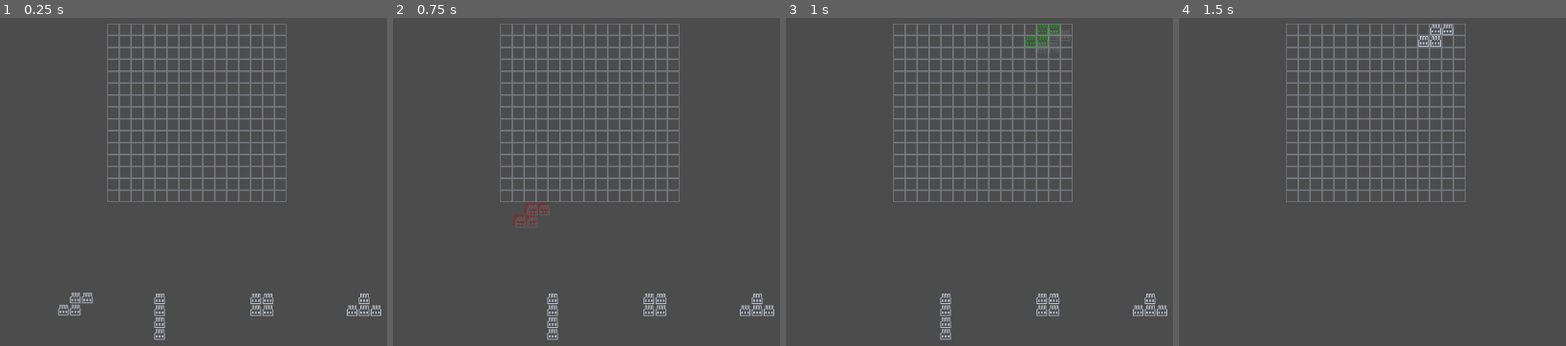
Above: before the commit, frames 1-4 (left to right).
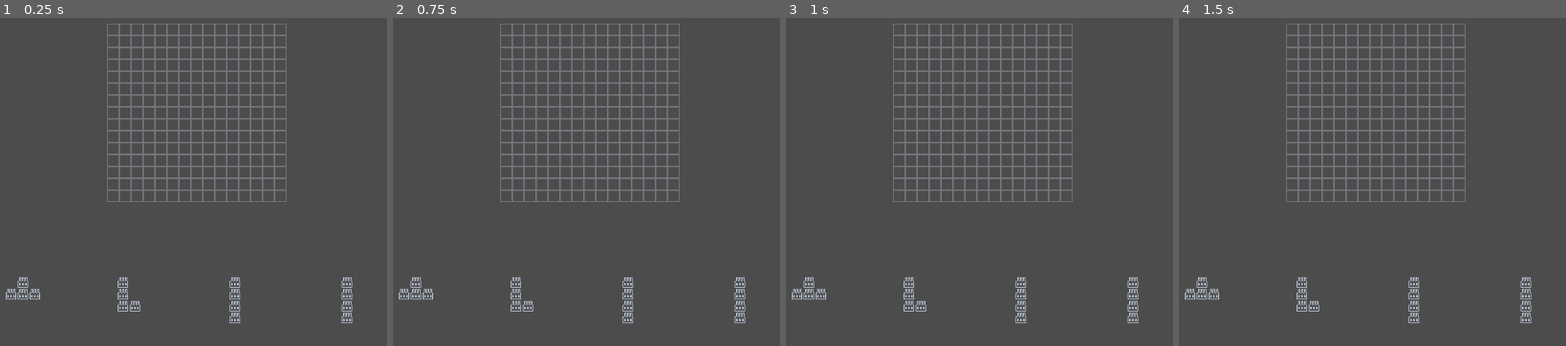
Above: after the commit, the same moments.

Repository: T4g1/gd-wildjam13
Game: Godot game, scene res://main.tscn
Same seed, same stepped clock (60 frames per second), same inputs: the game is played once before the commit and once after it. After the commit the project has no main scene; this scene is started directly in both runs.
Inputs (mouse positions are in pixels of both pictures, inside the frame that each line leads up to):
- Up to frame 1 (0.25 s): no input
- Up to frame 2 (0.75 s): tap Enter at 0.5 s; drag from (474, 316) to (667, 54) at 0.52 s
- Up to frame 3 (1 s): no input
- Up to frame 4 (1.5 s): drag from (1221, 175) to (1337, 241) at 1.27 s

The runs differ from the first frame. In frame 1, 2.0% of the frame differs, in the area x 1-99%, y 79-99%; in frame 2, 1.9%; in frame 3, 1.9%; in frame 4, 1.2%.

Commit message:
feat: pool generate random polyominos

Diff:
--- a/main.gd
+++ b/main.gd
@@ -2,10 +2,15 @@
 
 var held_object = null
 var player_city = null
+onready var pool: Pool = $VBoxContainer/Pool
 
 func _ready():
 	player_city = find_node("PlayerCity")
 
+	pool.connect("add_polymino", self, "_on_add_polymino")
+	pool.connect("remove_polymino", self, "_on_remove_polymino")
+
+	randomize()
 	generate_pool()
 
 func _on_dragable_clicked(object):
@@ -18,7 +23,6 @@
 		if held_object and !event.pressed:
 
 			if player_city.merge(held_object):
-				clear_pool()
 				generate_pool()
 			else:
 				held_object.get_node("Dragable").drop()
@@ -31,13 +35,11 @@
 	if held_object:
 		player_city.show_ghost(held_object)
 
-func clear_pool():
-	for node in get_tree().get_nodes_in_group("dragable"):
-		node.free()
+func generate_pool():
+	pool.generate_new_pool()
 
-func generate_pool():
-	# TODO: Generate new polyminoes
-
+func _on_add_polymino(polymino: Polymino):
 	# Connect signals
-	for node in get_tree().get_nodes_in_group("dragable"):
-		node.connect("clicked", self, "_on_dragable_clicked")
+	polymino.connect("clicked", self, "_on_dragable_clicked")
+func _on_remove_polymino(polymino: Polymino):
+	polymino.disconnect("clicked", self, "_on_dragable_clicked")
--- a/main.tscn
+++ b/main.tscn
@@ -1,8 +1,9 @@
-[gd_scene load_steps=4 format=2]
+[gd_scene load_steps=5 format=2]
 
 [ext_resource path="res://main.gd" type="Script" id=1]
 [ext_resource path="res://nodes/City/City.tscn" type="PackedScene" id=2]
-[ext_resource path="res://nodes/Polymino/Polymino.tscn" type="PackedScene" id=3]
+[ext_resource path="res://nodes/Pool/Pool.gd" type="Script" id=3]
+[ext_resource path="res://nodes/Polymino/Polymino.tscn" type="PackedScene" id=4]
 
 [node name="Node2D" type="Control"]
 anchor_right = 1.0
@@ -28,7 +29,7 @@
 margin_right = 512.0
 margin_bottom = 248.0
 
-[node name="HBoxContainer" type="HBoxContainer" parent="VBoxContainer"]
+[node name="Pool" type="HBoxContainer" parent="VBoxContainer"]
 margin_top = 500.0
 margin_right = 1024.0
 margin_bottom = 600.0
@@ -36,19 +37,38 @@
 size_flags_horizontal = 3
 size_flags_vertical = 3
 size_flags_stretch_ratio = 0.2
+custom_constants/separation = 150
+alignment = 1
+script = ExtResource( 3 )
 
-[node name="pol1" parent="VBoxContainer/HBoxContainer" instance=ExtResource( 3 )]
-position = Vector2( 357.272, 21.1884 )
+[node name="Control" type="Control" parent="VBoxContainer/Pool"]
+margin_left = 287.0
+margin_right = 287.0
+margin_bottom = 100.0
+
+[node name="pol1" parent="VBoxContainer/Pool/Control" instance=ExtResource( 4 )]
 shape = 1
 
-[node name="pol2" parent="VBoxContainer/HBoxContainer" instance=ExtResource( 3 )]
-position = Vector2( 486.184, 22.0992 )
+[node name="Control2" type="Control" parent="VBoxContainer/Pool"]
+margin_left = 437.0
+margin_right = 437.0
+margin_bottom = 100.0
+
+[node name="pol2" parent="VBoxContainer/Pool/Control2" instance=ExtResource( 4 )]
 shape = 5
 
-[node name="pol3" parent="VBoxContainer/HBoxContainer" instance=ExtResource( 3 )]
-position = Vector2( 615.097, 22.0993 )
+[node name="Control3" type="Control" parent="VBoxContainer/Pool"]
+margin_left = 587.0
+margin_right = 587.0
+margin_bottom = 100.0
+
+[node name="pol3" parent="VBoxContainer/Pool/Control3" instance=ExtResource( 4 )]
 shape = 4
 
-[node name="pol4" parent="VBoxContainer/HBoxContainer" instance=ExtResource( 3 )]
-position = Vector2( 744.009, 22.0992 )
+[node name="Control4" type="Control" parent="VBoxContainer/Pool"]
+margin_left = 737.0
+margin_right = 737.0
+margin_bottom = 100.0
+
+[node name="pol4" parent="VBoxContainer/Pool/Control4" instance=ExtResource( 4 )]
 shape = 6
--- a/nodes/Polymino/Polymino.gd
+++ b/nodes/Polymino/Polymino.gd
@@ -1,5 +1,6 @@
 tool
 extends Node2D
+class_name Polymino
 
 signal clicked
 
--- /dev/null
+++ b/nodes/Pool/Pool.gd
@@ -0,0 +1,31 @@
+extends HBoxContainer
+class_name Pool
+
+signal add_polymino
+signal remove_polymino
+
+var packed_polymino: PackedScene = preload("res://nodes/Polymino/Polymino.tscn")
+
+var POOL_SIZE := 4
+
+func _ready():
+	pass
+
+func generate_new_pool():
+	# flush
+	for c in get_children():
+		emit_signal("remove_polymino", c.get_child(0))
+		remove_child(c)
+		c.queue_free()
+
+	# create new polymino
+	for i in range(0,POOL_SIZE):
+		_add_polymino()
+
+func _add_polymino():
+	var polymino: Polymino = packed_polymino.instance()
+	var control = Control.new()
+	add_child(control)
+	control.add_child(polymino)
+	polymino.set_shape(randi() % Polymino.PolyminoShape.size())
+	emit_signal("add_polymino", polymino)
--- a/project.godot
+++ b/project.godot
@@ -8,15 +8,25 @@
 
 config_version=4
 
-_global_script_classes=[  ]
+_global_script_classes=[ {
+"base": "Node2D",
+"class": "Polymino",
+"language": "GDScript",
+"path": "res://nodes/Polymino/Polymino.gd"
+}, {
+"base": "HBoxContainer",
+"class": "Pool",
+"language": "GDScript",
+"path": "res://nodes/Pool/Pool.gd"
+} ]
 _global_script_class_icons={
-
+"Polymino": "",
+"Pool": ""
 }
 
 [application]
 
 config/name="New Game Project"
-run/main_scene="res://main.tscn"
 config/icon="res://icon.png"
 
 [rendering]
Not shown, added: .gitignore
